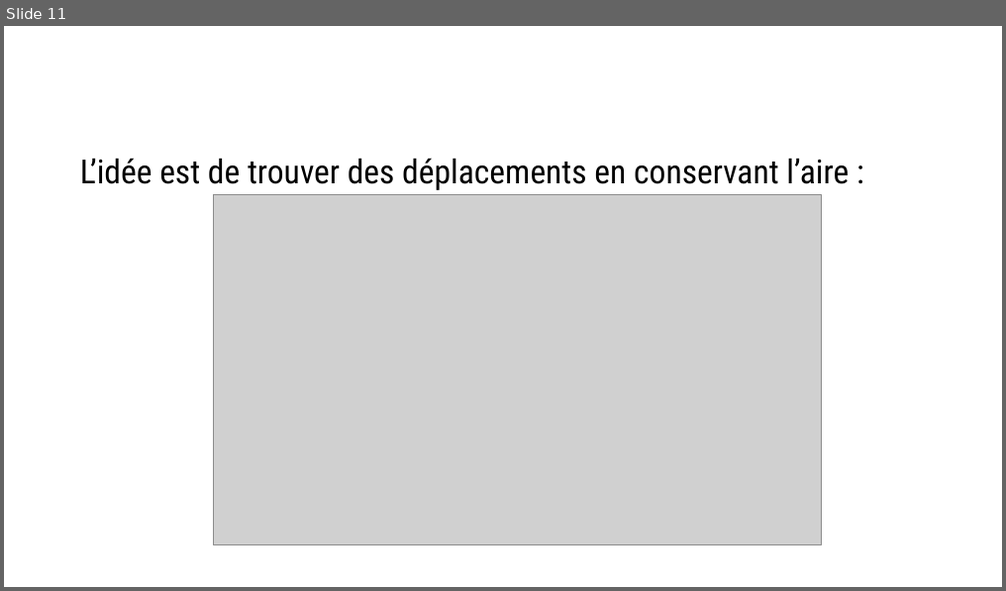
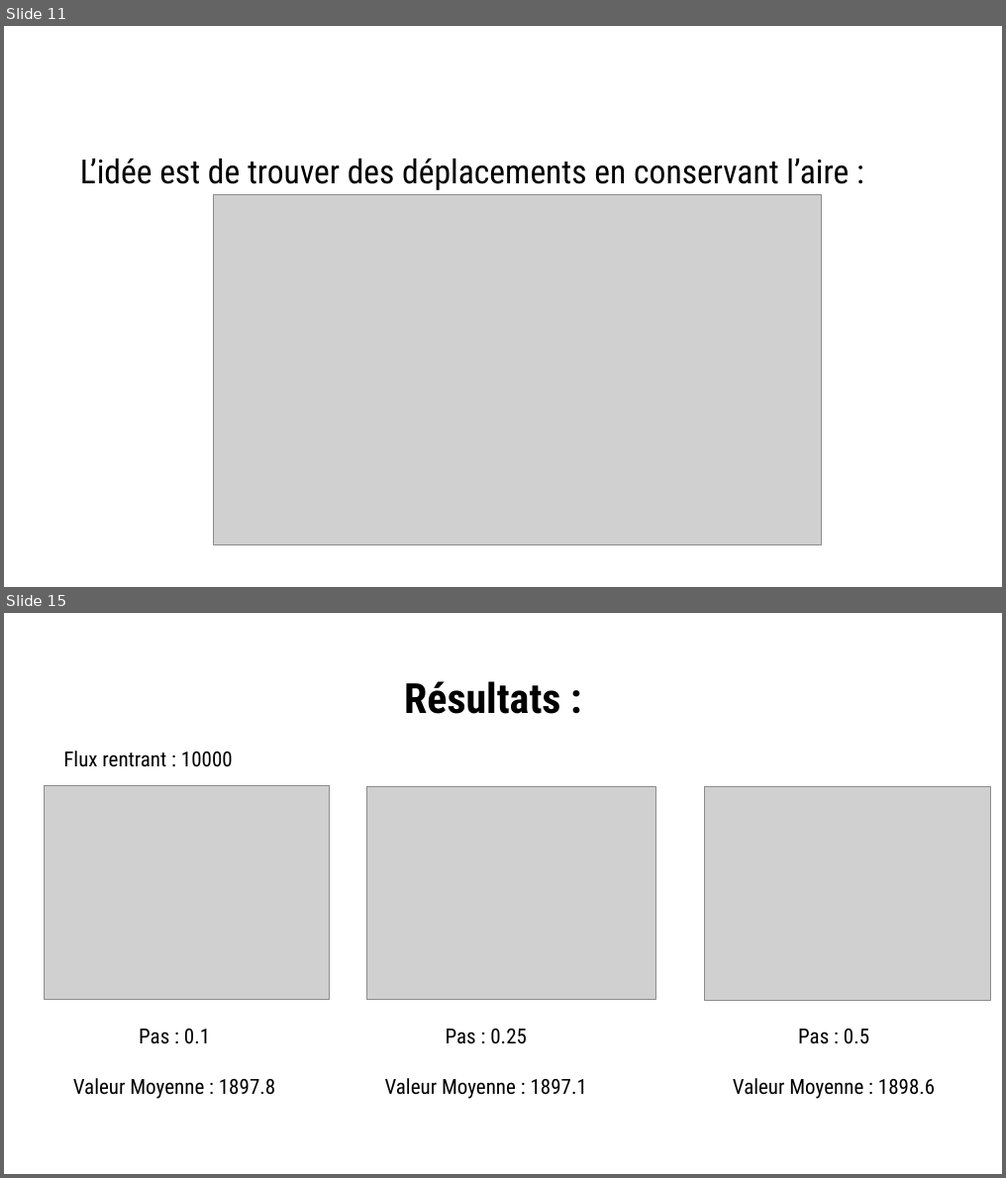
Before and after one commit to Savagerqt/Projet2A, a slide deck: Présentation1.pptx. Shown one above the other, each under a label of ours: slide 11 before the commit, slides 11 and 15 after it; the slides between them are not shown. The pictures are 1006x591 and 1006x1178 pixels, drawn with LibreOffice and Linux fonts; fonts in the diff are those of the drawing; grey boxes stand for pictures; background and template pictures are left out. Boxes give left, top, right and bottom in pixels: in the first picture for what was removed or moved away, otherwise in the second. Text is boxed around its words. In the diff, an @@ line names an element or a change of style, - is before the commit and + after.

```diff
--- a/Présentation1.pptx
+++ b/Présentation1.pptx
@@ slide 15 added at bbox=[4, 613, 1002, 1174], background #FFFFFF @@
@@ text added at bbox=[404, 681, 560, 714], 40 pt, text #000000, bold @@
+Résultats :
@@ text added at bbox=[63, 751, 233, 767], 20 pt, text #000000 @@
+Flux rentrant : 10000
@@ picture added at bbox=[44, 786, 329, 1000] @@
@@ picture added at bbox=[367, 786, 656, 1000] @@
@@ picture added at bbox=[705, 786, 991, 1001] @@
@@ text added at bbox=[73, 1029, 275, 1099], 20 pt, text #000000 @@
+Pas : 0.1
+Valeur Moyenne : 1897.8
@@ text added at bbox=[385, 1029, 587, 1099], 20 pt, text #000000 @@
+Pas : 0.25
+Valeur Moyenne : 1897.1
@@ text added at bbox=[733, 1029, 935, 1099], 20 pt, text #000000 @@
+Pas : 0.5
+Valeur Moyenne : 1898.6
```
Also in this commit, not shown: 3 slides changed, 7 other slides added, 6 other files.
